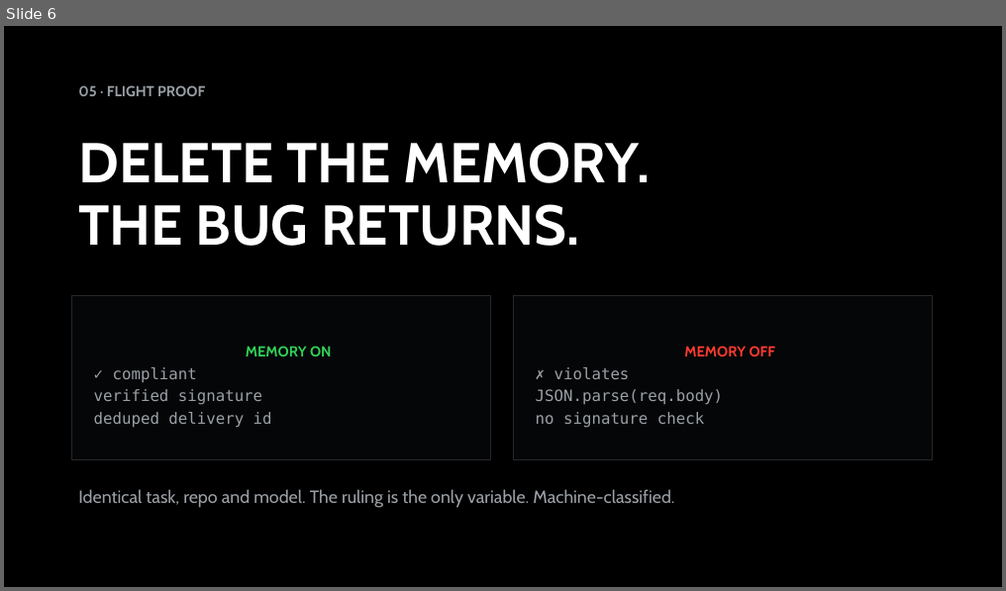
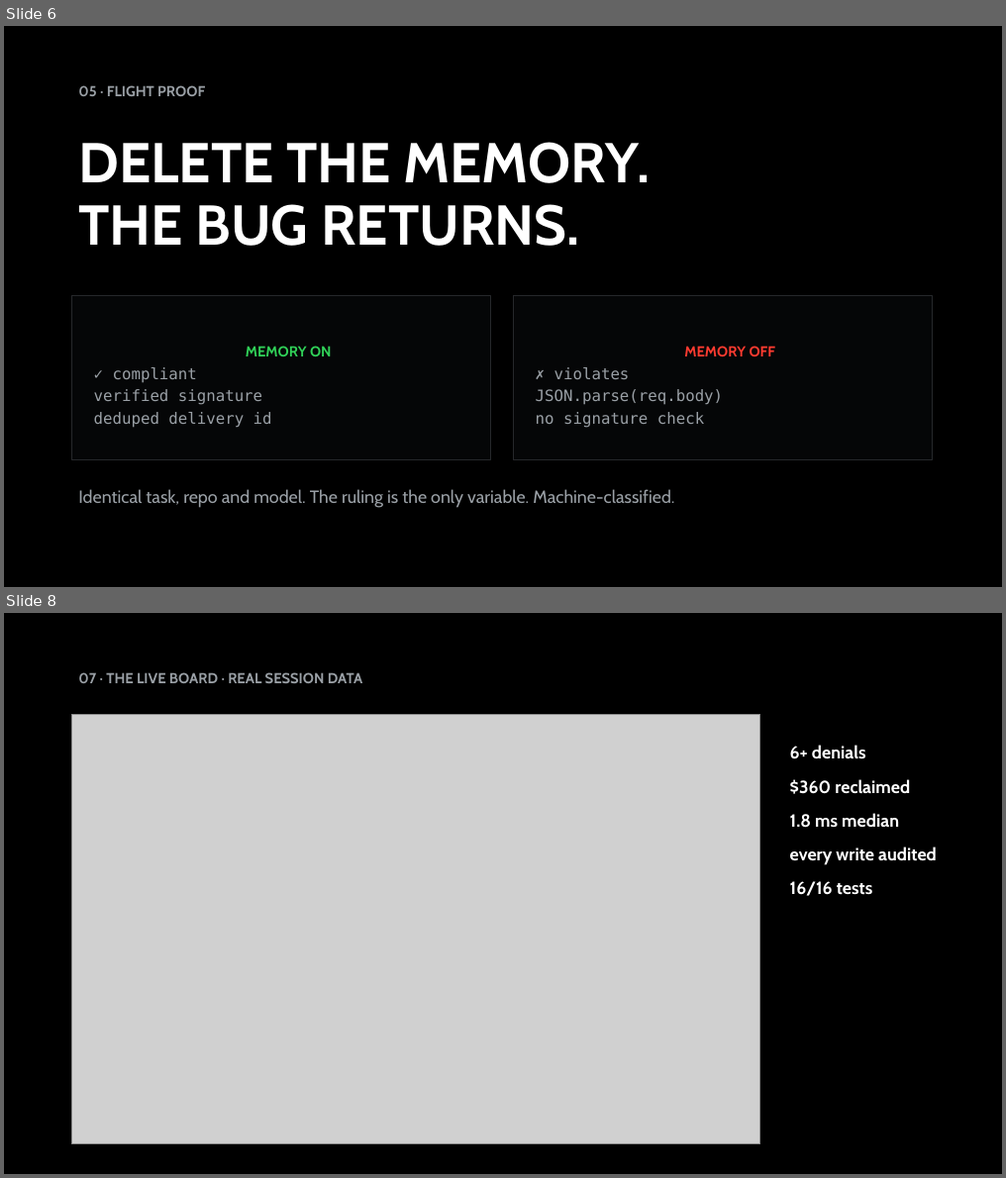
Before and after one commit to vnmoorthy/precedent, a slide deck: docs/precedent-deck.pptx. Shown one above the other, each under a label of ours: slide 6 before the commit, slides 6 and 8 after it; the slides between them are not shown. The pictures are 1006x591 and 1006x1178 pixels, drawn with LibreOffice and Linux fonts; fonts in the diff are those of the drawing; grey boxes stand for pictures. Boxes give left, top, right and bottom in pixels: in the first picture for what was removed or moved away, otherwise in the second. Text is boxed around its words. In the diff, an @@ line names an element or a change of style, - is before the commit and + after.

Commit message:
docs: deck v2 — real product screenshots on slides 5, 8 and 10

```diff
--- a/docs/precedent-deck.pptx
+++ b/docs/precedent-deck.pptx
@@ slide 8 added at (4, 613, 1002, 1174), background #FFFFFF @@
@@ rectangle added at (4, 613, 1002, 1174), fill #000000 @@
@@ text added at (78, 672, 362, 683), 14 pt, text #9AA0A6, bold @@
+07 · THE LIVE BOARD · REAL SESSION DATA
@@ picture added at (71, 714, 760, 1145) @@
@@ text added at (790, 745, 937, 896), 17 pt, text #FFFFFF, bold @@
+6+ denials
+$360 reclaimed
+1.8 ms median
+every write audited
+16/16 tests
```
Also in this commit, not shown: 5 slides changed, 1 slide removed.
